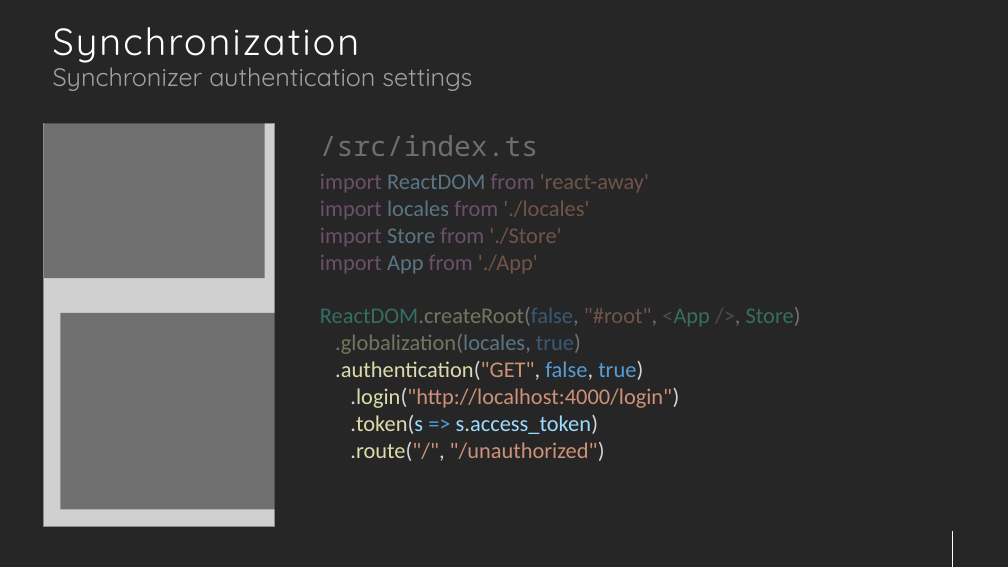
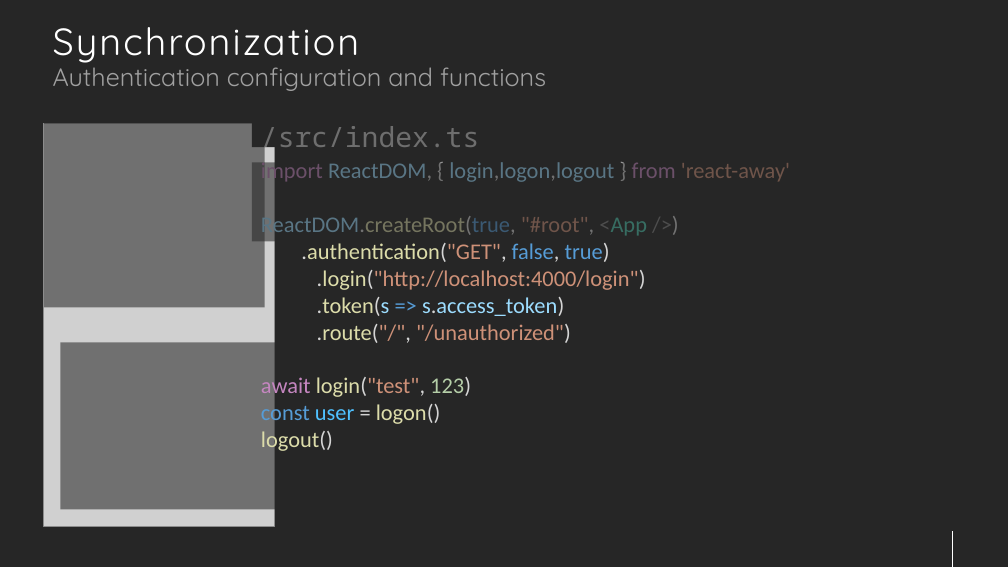
Before and after one commit to jsenaribeiro/react-away, a slide deck: slide 21 of doc/slides/tutorial.pptx (slide 31 before the commit). Drawn at 1008x567 pixels with LibreOffice and Linux fonts; fonts in the diff are those of the drawing; grey boxes stand for pictures. Boxes give left, top, right and bottom in pixels: in the first picture for what was removed or moved away, otherwise in the second. Text is boxed around its words. In the diff, an @@ line names an element or a change of style, - is before the commit and + after.

```diff
--- a/doc/slides/tutorial.pptx
+++ b/doc/slides/tutorial.pptx
@@ text at (x1=53, y1=60, x2=546, y2=91): text changed @@
-Synchronizer authentication settings
+Authentication configuration and functions
@@ text "/src/index.ts" rewrapped from (x1=320, y1=135, x2=538, y2=156) to (x1=261, y1=126, x2=479, y2=155) @@
@@ rectangle resized from (x1=44, y1=120, x2=265, y2=278) to (x1=44, y1=120, x2=265, y2=307) @@
@@ rectangle resized from (x1=309, y1=163, x2=903, y2=355) to (x1=252, y1=162, x2=916, y2=241) @@
@@ text "import ReactDOM, { login,logon,logout } ..." moved from (x1=320, y1=174, x2=801, y2=461) to (x1=261, y1=160, x2=790, y2=453) @@
@@ text at (x1=261, y1=160, x2=790, y2=238): text changed; text colour #CE9178 to #9CDCFE @@
-import ReactDOM from 'react-away'
-import locales from './locales'
-import Store from './Store'
-import App from './App'
-ReactDOM.createRoot(false, "#root", <App />, Store)
-.globalization(locales, true)
+import ReactDOM, { login,logon,logout } from 'react-away'
+ReactDOM.createRoot(true, "#root", <App />)
@@ rectangle resized from (x1=60, y1=313, x2=281, y2=510) to (x1=60, y1=342, x2=281, y2=509) @@
@@ text at (x1=261, y1=375, x2=471, y2=453): paragraphs added @@
+await login("test", 123)
+const user = logon()
+logout()
```
Also in this commit, not shown: 12 other slides changed, 14 slides added, 17 slides removed, 2 other files.
